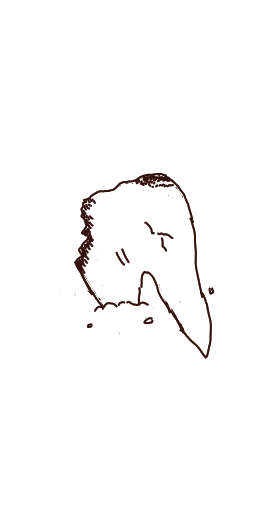
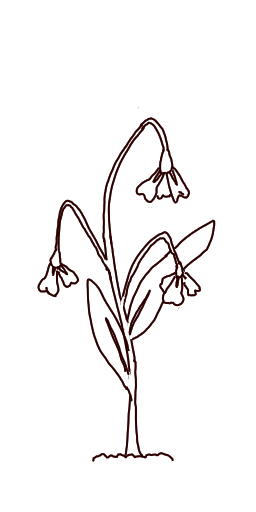
Before/after of a 256 x 512 layered artwork. What changed in the layer stack:
showed "3", painted on it over 37, 107, 216, 462
hid "2", painted on it over 37, 192, 216, 462
hid "1", painted on it over 37, 128, 216, 462
